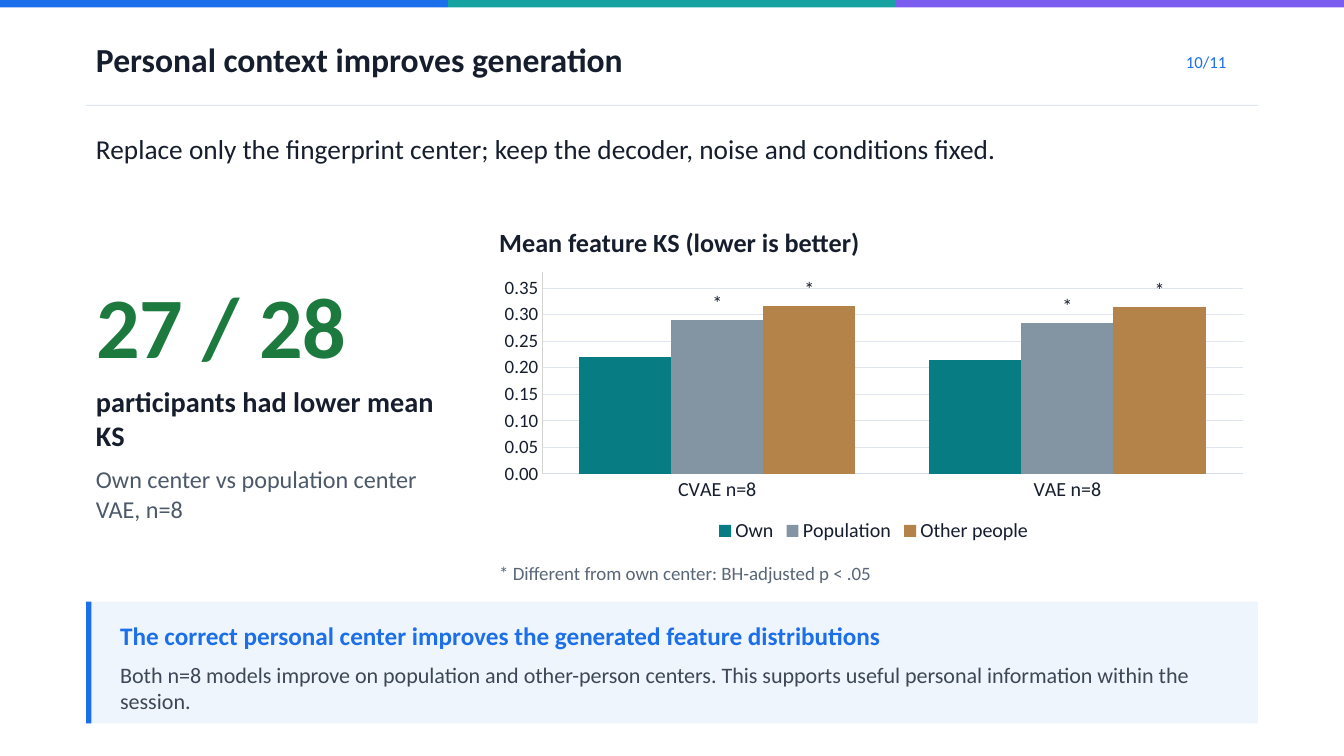
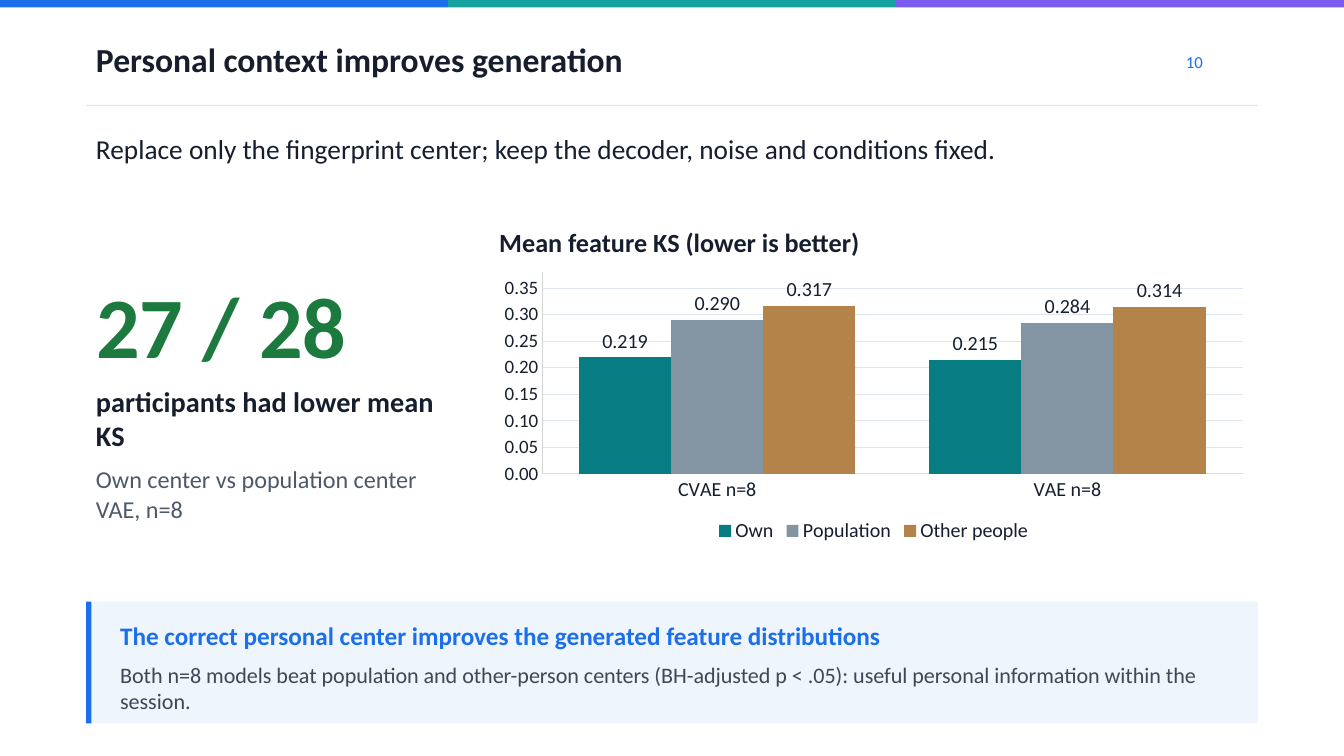
Before and after one commit to pazflashner/interception-movements-dl, a slide deck: slide 10 of demo/Presentation_Demo.pptx. Drawn at 1344x756 pixels with LibreOffice and Linux fonts; fonts in the diff are those of the drawing. Boxes give left, top, right and bottom in pixels: in the first picture for what was removed or moved away, otherwise in the second. Text is boxed around its words. In the diff, an @@ line names an element or a change of style, - is before the commit and + after.

Commit message:
Simplify presentation charts and clarify fingerprint presets

```diff
--- a/demo/Presentation_Demo.pptx
+++ b/demo/Presentation_Demo.pptx
@@ text at [1186, 57, 1203, 68]: text changed @@
-10/11
+10
@@ column chart at [489, 267, 1257, 547] @@
@@ data labels of Own changed @@
@@ data labels of Population changed @@
@@ data labels of Other people changed @@
@@ text removed at [513, 567, 871, 583] @@
-* Different from own center: BH-adjusted p < .05
@@ text at [120, 667, 1196, 709]: text changed @@
-Both n=8 models improve on population and other-person centers. This supports useful personal information within the session.
+Both n=8 models beat population and other-person centers (BH-adjusted p < .05): useful personal information within the session.
```
Also in this commit, not shown: 2 other slides changed, 1 slide added, 7 other files.
